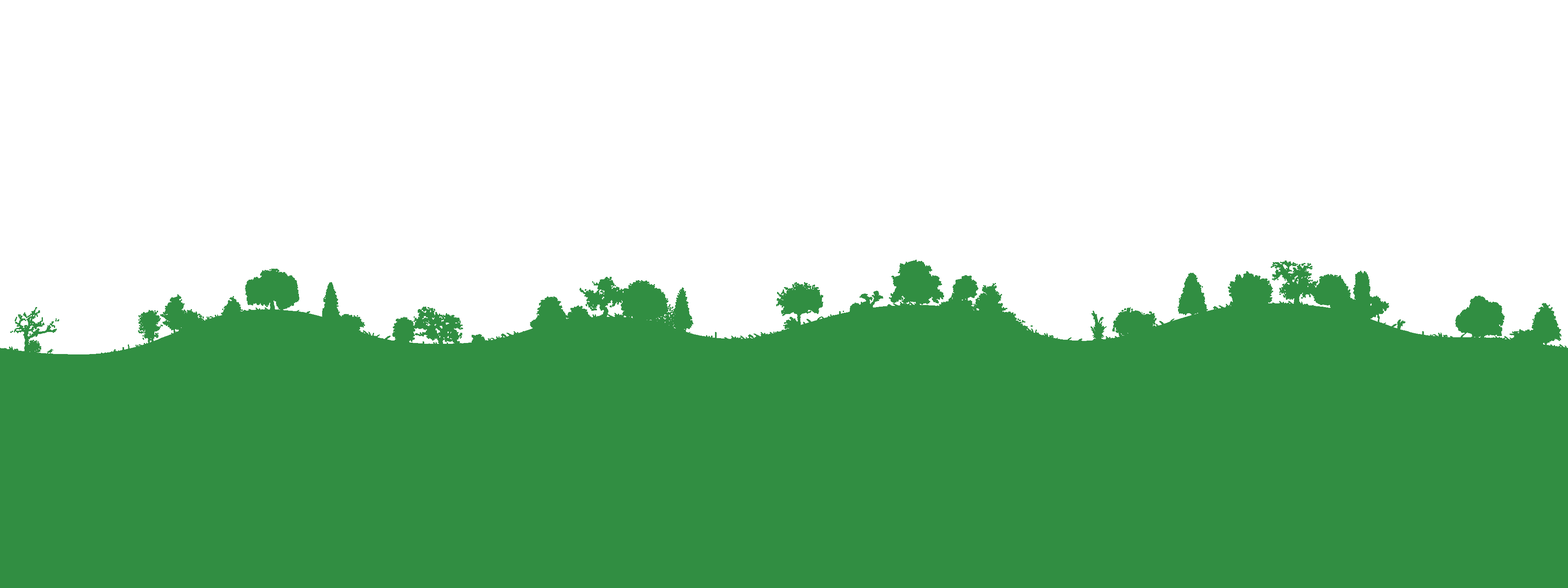
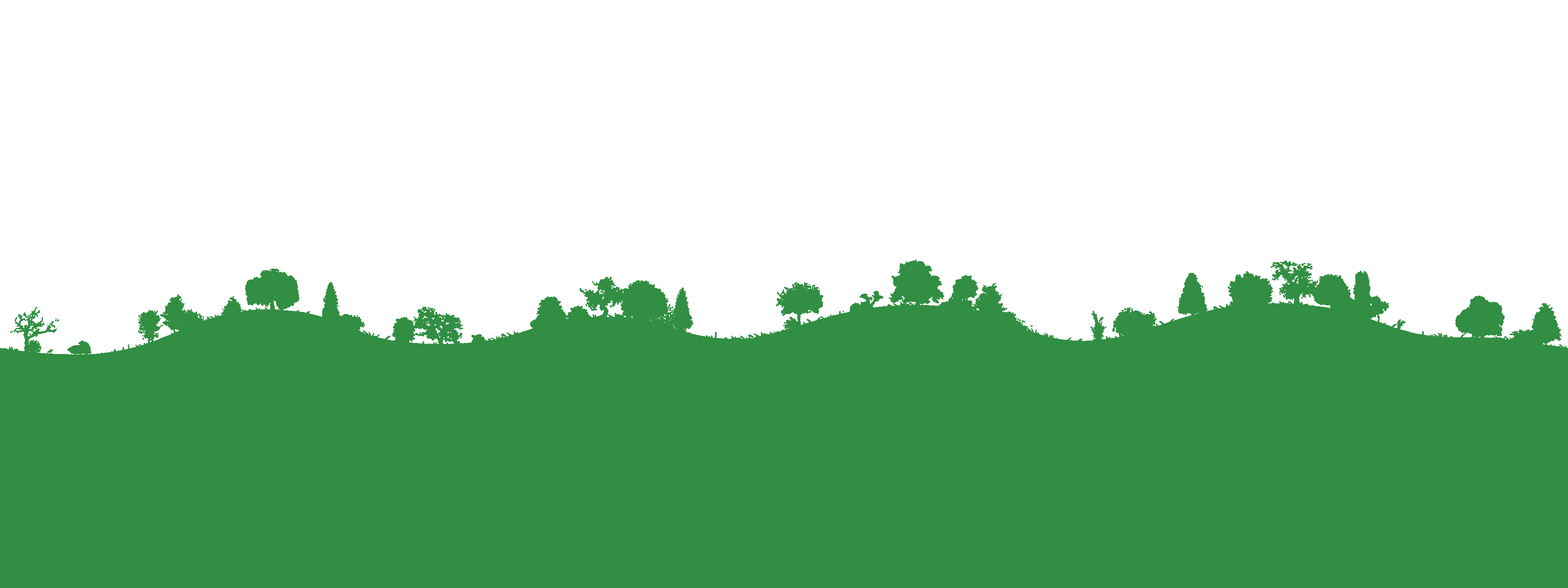
Layers edited between the first and the second 1568x588 image:
added layer "Layer 23" above "Hue/Saturation 1" over [67, 340, 92, 355]
